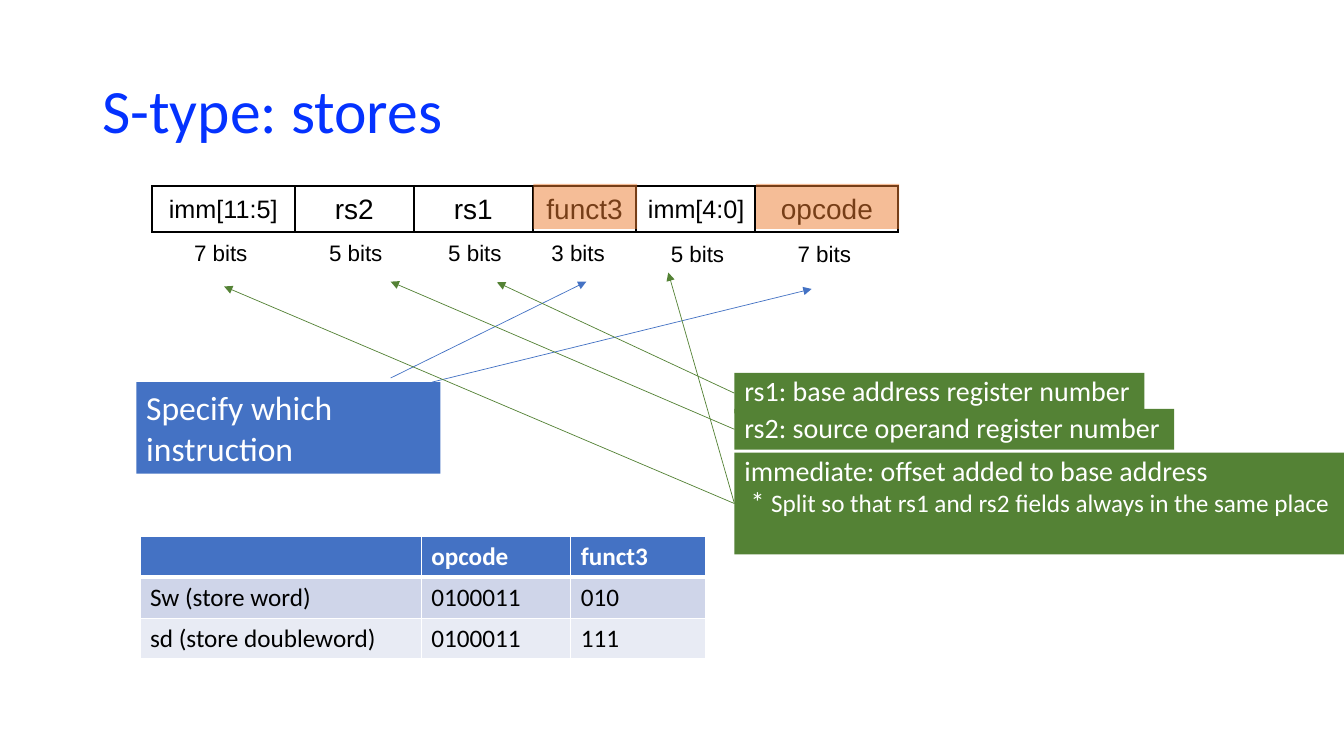
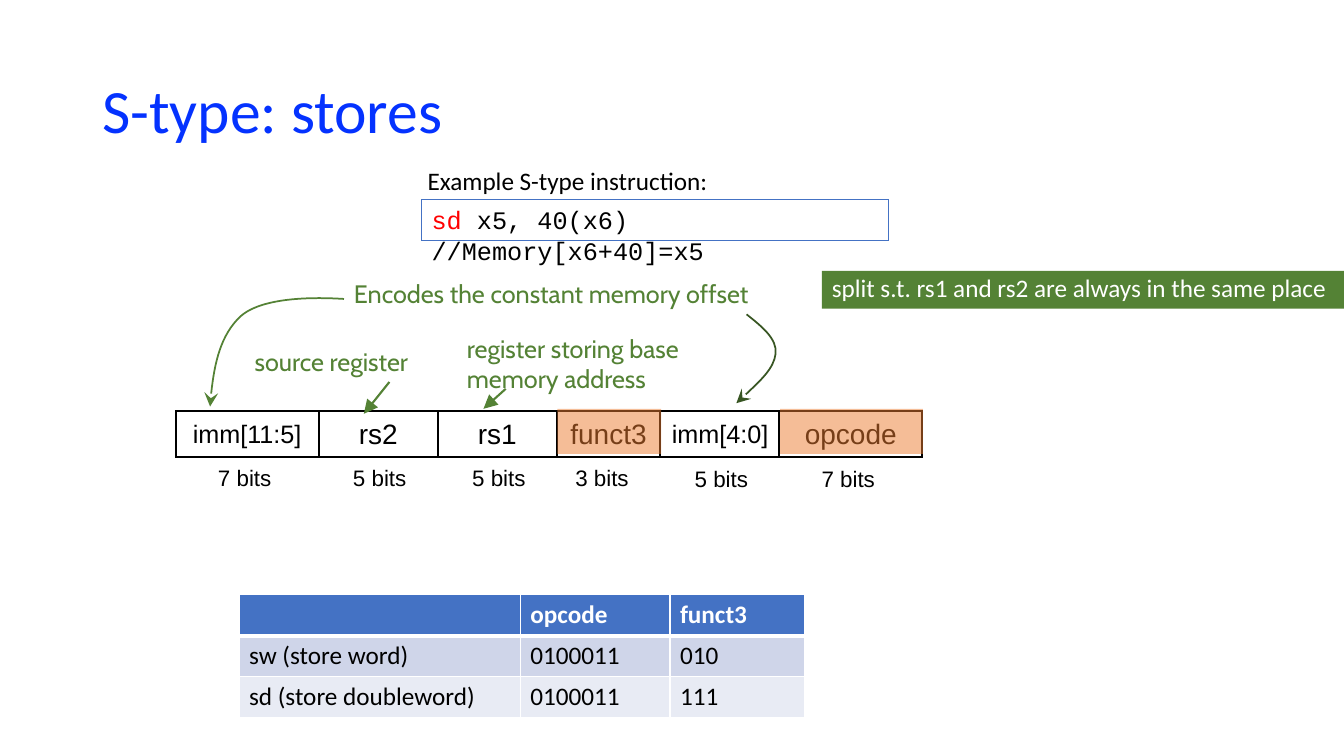
Before and after one commit to NYU-CSO/nyu-cso.github.io, a slide deck: slide 10 of notes/arch-cpu-simple.pptx. Drawn at 1344x756 pixels with LibreOffice and Linux fonts; fonts in the diff are those of the drawing. Boxes give left, top, right and bottom in pixels: in the first picture for what was removed or moved away, otherwise in the second. Text is boxed around its words. In the diff, an @@ line names an element or a change of style, - is before the commit and + after.

```diff
--- a/notes/arch-cpu-simple.pptx
+++ b/notes/arch-cpu-simple.pptx
@@ text added at (428, 172, 707, 194), 18 pt, text #000000 @@
+Example S-type instruction:
@@ rectangle added at (421, 200, 888, 240), outline #4472C4 0.75 pt, 18 pt, text #000000 @@
+sd x5, 40(x6) //Memory[x6+40]=x5
@@ freeform shape added at (210, 299, 344, 407), outline #548235 1.25 pt @@
@@ arrow removed from (735, 504) to (224, 286) @@
@@ text added at (354, 284, 748, 309), 18 pt, text #548235 @@
+Encodes the constant memory offset
@@ arrow removed from (391, 378) to (587, 281) @@
@@ arrow removed from (735, 430) to (391, 281) @@
@@ arrow removed from (433, 382) to (812, 289) @@
@@ arrow removed from (735, 393) to (497, 282) @@
@@ arrow removed from (735, 504) to (668, 272) @@
@@ rectangle "split s.t. rs1 and rs2 ...": place and size @@
-rectangle "split s.t. rs1 and rs2 ..." at (735, 453, 1344, 555)
+rectangle "split s.t. rs1 and rs2 ..." at (822, 271, 1344, 309)
@@ text in rectangle at (832, 279, 1325, 301): text changed @@
-immediate: offset added to base address
-* Split so that rs1 and rs2 fields always in the same place
+split s.t. rs1 and rs2 are always in the same place
@@ freeform shape added at (737, 315, 776, 403), outline #385723 1.25 pt @@
@@ text added at (255, 353, 408, 377), 18 pt, text #548235 @@
+source register
@@ text added at (467, 339, 678, 394), 18 pt, text #548235 @@
+register storing base memory address
@@ rectangle removed at (136, 382, 441, 474) @@
-Specify which
-instruction
@@ arrow added from (389, 382) to (364, 414), #548235 1.5 pt @@
@@ arrow added from (506, 389) to (484, 409), #548235 1.5 pt @@
@@ rectangle removed at (735, 373, 1145, 413) @@
-rs1: base address register number
@@ text removed at (744, 418, 1159, 443) @@
-rs2: source operand register number
@@ 8 rectangles, 8 texts: place and size @@
-8 rectangles, 8 texts at (152, 184, 899, 263)
+8 rectangles, 8 texts at (175, 409, 924, 488)
@@ table at (239, 595, 806, 718) @@
-row 2, column 1: Sw (store word)
+row 2, column 1: sw (store word)
@@ table: place and size @@
-table at (140, 536, 707, 659)
+table at (239, 595, 806, 718)
```
Also in this commit, not shown: 19 other slides changed, 1 slide added, 1 slide removed, 1 other file.
